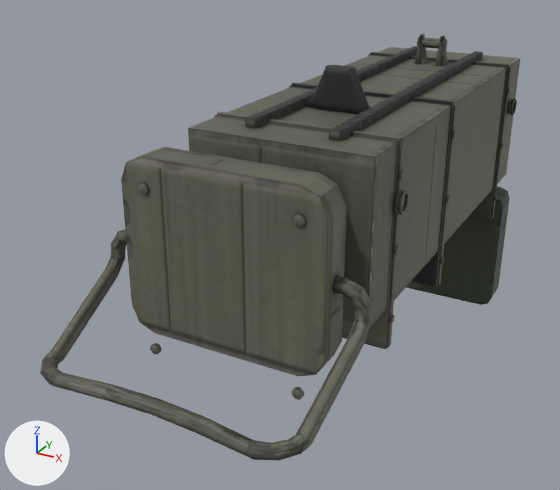
The glTF model addons/fc_weapons/assets/models/quad_rocket_launcher.glb as it was, and as the next commit left it.
The view is the same before and after, from a 50 mm lens placed at (0.373, -0.854, 0.357), pointed at (-0.079, -0.031, -0.054). Arrows for +X, +Y and +Z are at lower left; the lights stay in place. The first picture is the older version. Where no turn or scale is listed for an object, it has been applied to the vertices.

Names of what the first picture shows: 'detail', 'quadrocket', 'quadrocketderierre_low', 'quadrocketdevant_low'.
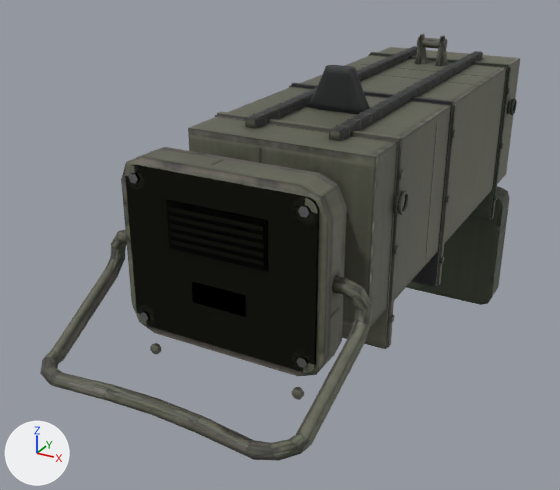
Boxes (x1, y1, x2, y2) around the edits, measured in the pictures (560 x 490 px):
```json
{"object": "aw_part_quad_rocket_launcher_v3_part_drab", "change": "added", "after": [125, 165, 319, 373]}
{"object": "aw_part_quad_rocket_launcher_v3_part_black", "change": "added", "after": [166, 200, 268, 272]}
{"object": "aw_part_quad_rocket_launcher_v3_part_steel", "change": "added", "after": [129, 172, 311, 368]}
```

The change, as JSON lines over the scene's bpy script:
```json
{"op": "add", "block": "mat_part_black", "code": ["mat_part_black = principled_material('part_black')", "mat_part_black.base_color = (0.03, 0.03, 0.032)  # dark grey #303032", "mat_part_black.roughness = 0.55"]}
{"op": "add", "block": "mat_part_steel", "code": ["mat_part_steel = principled_material('part_steel')", "mat_part_steel.base_color = (0.3, 0.3, 0.31)  # grey #959597", "mat_part_steel.metallic = 1.0", "mat_part_steel.roughness = 0.38"]}
{"op": "add", "block": "mat_part_drab", "code": ["mat_part_drab = principled_material('part_drab')", "mat_part_drab.base_color = (0.15, 0.16, 0.115)  # grey #6c6f5f", "mat_part_drab.metallic = 0.2", "mat_part_drab.roughness = 0.55"]}
{"op": "add", "block": "me_aw_part_quad_rocket_launcher_v3_part_black", "code": ["me_aw_part_quad_rocket_launcher_v3_part_black = bpy.data.meshes.new('aw_part_quad_rocket_launcher_v3_part_black')", "me_aw_part_quad_rocket_launcher_v3_part_black.from_pydata(...)  # a box spanning x -0.055..0.055, y -0.2985..-0.2965, z 0.05..0.1", "me_aw_part_quad_rocket_launcher_v3_part_black.materials.append(mat_part_black)  # dark grey #303032"]}
{"op": "add", "block": "me_aw_part_quad_rocket_launcher_v3_part_steel", "code": ["me_aw_part_quad_rocket_launcher_v3_part_steel = bpy.data.meshes.new('aw_part_quad_rocket_launcher_v3_part_steel')", "me_aw_part_quad_rocket_launcher_v3_part_steel.from_pydata(...)  # 64 vertices, 108 faces; spans x -0.098..0.098, y -0.3..-0.297, z -0.04..0.121", "me_aw_part_quad_rocket_launcher_v3_part_steel.materials.append(mat_part_steel)  # grey #959597"]}
{"op": "add", "block": "me_aw_part_quad_rocket_launcher_v3_part_drab", "code": ["me_aw_part_quad_rocket_launcher_v3_part_drab = bpy.data.meshes.new('aw_part_quad_rocket_launcher_v3_part_drab')", "me_aw_part_quad_rocket_launcher_v3_part_drab.from_pydata(...)  # 208 vertices, 404 faces; spans x -0.104..0.104, y -0.3..-0.294, z -0.047..0.128", "me_aw_part_quad_rocket_launcher_v3_part_drab.materials.append(mat_part_drab)  # grey #6c6f5f"]}
{"op": "add", "block": "ob_aw_part_quad_rocket_launcher_v3_part_black", "code": ["ob_aw_part_quad_rocket_launcher_v3_part_black = bpy.data.objects.new('aw_part_quad_rocket_launcher_v3_part_black', me_aw_part_quad_rocket_launcher_v3_part_black)", "ob_aw_part_quad_rocket_launcher_v3_part_black.location = (0.0, 0.0, 0.0)"]}
{"op": "add", "block": "ob_aw_part_quad_rocket_launcher_v3_part_steel", "code": ["ob_aw_part_quad_rocket_launcher_v3_part_steel = bpy.data.objects.new('aw_part_quad_rocket_launcher_v3_part_steel', me_aw_part_quad_rocket_launcher_v3_part_steel)", "ob_aw_part_quad_rocket_launcher_v3_part_steel.location = (0.0, 0.0, 0.0)"]}
{"op": "add", "block": "ob_aw_part_quad_rocket_launcher_v3_part_drab", "code": ["ob_aw_part_quad_rocket_launcher_v3_part_drab = bpy.data.objects.new('aw_part_quad_rocket_launcher_v3_part_drab', me_aw_part_quad_rocket_launcher_v3_part_drab)", "ob_aw_part_quad_rocket_launcher_v3_part_drab.location = (0.0, 0.0, 0.0)"]}
```
